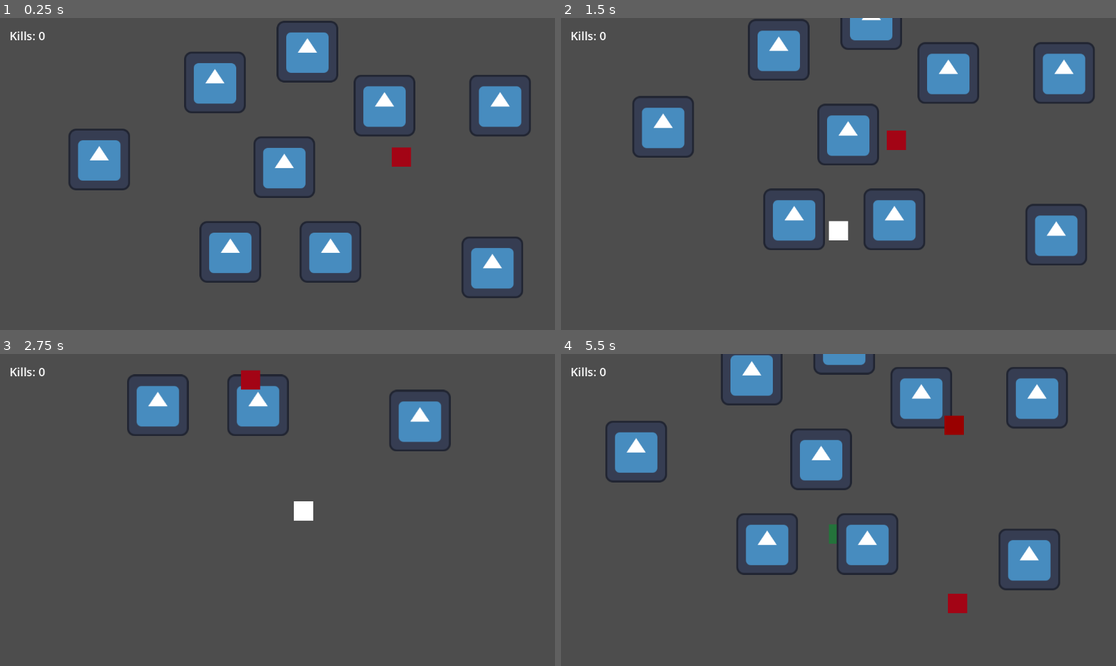
Above: before the commit, frames 1-4 (two rows, left to right).
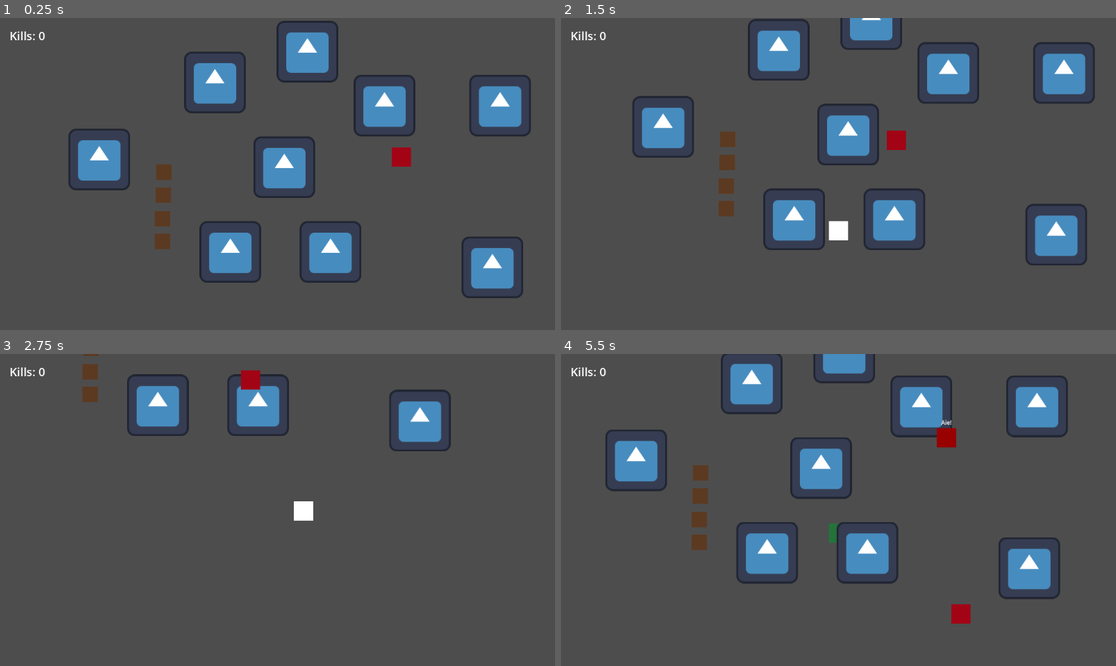
Above: after the commit, the same moments.

Repository: rodrigosqrt3/Sang-et-Soie
Game: Godot game, scene res://world.tscn
The game is run twice, just before and just after one commit, with the same random seed, the same clock (stepped at 60 frames per second) and the same inputs. This scene is started directly instead of the project's main scene. The engine's default icon, where the game draws it, is replaced by a stand-in: a white triangle on a blue panel in a dark square.
Inputs (mouse positions are in pixels of both pictures, inside the frame that each line leads up to):
- Up to frame 1 (0.25 s): no input
- Up to frame 2 (1.5 s): move the mouse to (960, 158) at 0.52 s; hold D (right) 0.53-1.28 s; click (960, 158) at 0.6 s; move the mouse to (727, 189) at 1.27 s; hold S (down) from 1.28 s (still down); tap Space (dash) at 1.35 s
- Up to frame 3 (2.75 s): move the mouse to (333, 441) at 2.02 s; release S (down) at 2.03 s; hold D (right) from 2.03 s (still down); click (333, 441) at 2.1 s
- Up to frame 4 (5.5 s): move the mouse to (810, 572) at 2.77 s; release D (right) at 2.78 s; hold W (up) 2.78-3.53 s; tap Space (dash) at 2.85, 4.35 s; move the mouse to (1005, 556) at 3.52 s; hold A (left) 3.53-5.03 s; click (1005, 556) at 3.6 s; move the mouse to (672, 463) at 4.27 s; move the mouse to (866, 510) at 5.02 s; hold S (down) from 5.03 s (still down); click (866, 510) at 5.1 s

The runs differ from the first frame. In frame 1, 0.5% of the frame differs, in the area x 27-31%, y 46-75%; in frame 2, 0.5%; in frame 3, 0.3%; in frame 4, 8.5%, in the area x 8-92%, y 0-87%.

Commit message:
Add files via upload

Diff:
--- /dev/null
+++ b/champagne.gd
@@ -0,0 +1,20 @@
+extends Area2D
+
+func _ready() -> void:
+	# Connect the physics signal to detect when a body enters the bottle's area
+	body_entered.connect(_on_body_entered)
+
+func _on_body_entered(body: Node2D) -> void:
+	# DIAGNÓSTICO 1: Para sabermos se a garrafa detectou que ALGO encostou nela
+	print("DEBUG: Champagne bottle touched by: ", body.name)
+
+	if body.is_in_group("player"):
+		print("DEBUG: Yes, it is the player!")
+
+		if body.has_method("heal"):
+			print("DEBUG: Player has the 'heal' function! Drinking...")
+			body.heal(1)
+			queue_free()
+		else:
+			# DIAGNÓSTICO 2: Se encostou no jogador, mas ele não tem a função de cura
+			print("DEBUG ERROR: Player touched the bottle, but player.gd is missing the 'heal' function!")
--- /dev/null
+++ b/champagne.tscn
@@ -0,0 +1,19 @@
+[gd_scene format=3 uid="uid://bqjxe7dgda7og"]
+
+[ext_resource type="Script" uid="uid://dvgfrcovrvdy1" path="res://champagne.gd" id="1_3sveg"]
+
+[sub_resource type="RectangleShape2D" id="RectangleShape2D_8i3r6"]
+size = Vector2(10, 24)
+
+[node name="Champagne" type="Area2D" unique_id=1794336123]
+script = ExtResource("1_3sveg")
+
+[node name="ColorRect" type="ColorRect" parent="." unique_id=1163562749]
+offset_left = -5.0
+offset_top = -12.0
+offset_right = 5.0
+offset_bottom = 12.0
+color = Color(0.00919828, 0.32603407, 0.23130283, 1)
+
+[node name="CollisionShape2D" type="CollisionShape2D" parent="." unique_id=649208442]
+shape = SubResource("RectangleShape2D_8i3r6")
--- /dev/null
+++ b/crate.gd
@@ -0,0 +1,46 @@
+extends StaticBody2D
+
+# Preload the Champagne scene to spawn it when broken
+const CHAMPAGNE_SCENE = preload("res://champagne.tscn")
+
+# 30% chance to drop Champagne
+const DROP_CHANCE: float = 0.30
+
+# References to nodes
+@onready var hurtbox: Area2D = $Hurtbox
+@onready var color_rect: ColorRect = $ColorRect
+
+func _ready() -> void:
+	# Connect the Hurtbox to detect when the player's weapon hits the crate
+	hurtbox.area_entered.connect(_on_hurtbox_area_entered)
+
+func _on_hurtbox_area_entered(area: Area2D) -> void:
+	# If hit by the player's AttackArea, break the crate!
+	if area.name == "AttackArea":
+		break_crate()
+
+func break_crate() -> void:
+	print("Crate smashed!")
+
+	# Play a subtle Hit-Stop effect on the player's screen for impact
+	var players = get_tree().get_nodes_in_group("player")
+	if players.size() > 0:
+		var player = players[0] as CharacterBody2D
+		if player.has_method("freeze_frame"):
+			player.freeze_frame(0.05) # Tiny freeze of 50ms
+		if player.has_method("shake_camera"):
+			player.shake_camera(6.0, 6.0)
+
+	# Sorteio de probabilidade: drop Champagne
+	if randf() < DROP_CHANCE:
+		spawn_champagne()
+
+	# Destroy the crate immediately
+	queue_free()
+
+func spawn_champagne() -> void:
+	var champagne_instance = CHAMPAGNE_SCENE.instantiate() as Area2D
+	# Spawn exactly where the crate was located
+	champagne_instance.global_position = global_position
+	get_parent().add_child(champagne_instance)
+	print("Champagne bottle found inside the crate!")
--- /dev/null
+++ b/crate.tscn
@@ -0,0 +1,27 @@
+[gd_scene format=3 uid="uid://dsov6aqnmdwn7"]
+
+[ext_resource type="Script" uid="uid://d3awoocpe66fe" path="res://crate.gd" id="1_uep05"]
+
+[sub_resource type="RectangleShape2D" id="RectangleShape2D_4417n"]
+size = Vector2(34, 32)
+
+[sub_resource type="RectangleShape2D" id="RectangleShape2D_uep05"]
+size = Vector2(32, 32)
+
+[node name="Crate" type="StaticBody2D" unique_id=2128326567]
+script = ExtResource("1_uep05")
+
+[node name="ColorRect" type="ColorRect" parent="." unique_id=355123228]
+offset_left = -16.0
+offset_top = -16.0
+offset_right = 16.0
+offset_bottom = 16.0
+color = Color(0.36078432, 0.22745098, 0.12941177, 1)
+
+[node name="Hurtbox" type="Area2D" parent="." unique_id=420815987]
+
+[node name="CollisionShape2D" type="CollisionShape2D" parent="Hurtbox" unique_id=1876664337]
+shape = SubResource("RectangleShape2D_4417n")
+
+[node name="CollisionShape2D" type="CollisionShape2D" parent="." unique_id=820880108]
+shape = SubResource("RectangleShape2D_uep05")
--- a/enemy.gd
+++ b/enemy.gd
@@ -9,7 +9,21 @@
 
 # Knockback stats
 var knockback_velocity: Vector2 = Vector2.ZERO
-const KNOCKBACK_DECAY: float = 15.0 # How fast the knockback slows down (friction)
+const KNOCKBACK_DECAY: float = 15.0
+
+# Historical French Revolutionary insults (barks)
+const BARKS: Array[String] = [
+	"Aristocrate!",
+	"À la lanterne!",      # "To the lantern!" (Revolutionary hanging cry)
+	"À bas les dandys!",   # "Down with the dandies!"
+	"Pour la République!", # "For the Republic!"
+	"Muscadin!",           # "Perfumed dandy!" (Jacobin insult)
+	"Traître!"             # "Traitor!"
+]
+
+# Dialogue timer variables
+var bark_timer: float = 0.0
+const BARK_COOLDOWN: float = 4.0 # Seconds between dialogue checks
 
 # Color variables for the hit flash effect
 const RED_COLOR = Color(0.6, 0.0, 0.0)
@@ -18,36 +32,50 @@
 # References to nodes
 @onready var hurtbox: Area2D = $Hurtbox
 @onready var color_rect: ColorRect = $ColorRect
+@onready var bark_label: Label = $BarkLabel
 
 func _ready() -> void:
-	# Programmatically connect the Hurtbox signal when an Area enters it
+	# Ensure the speech bubble is empty and hidden at start
+	bark_label.text = ""
+	bark_label.visible = false
 	hurtbox.area_entered.connect(_on_hurtbox_area_entered)
 
 func _physics_process(delta: float) -> void:
-	# 1. If we have active knockback, apply it and decay it over time
+	# 1. If we have active knockback, apply it and decay it
 	if knockback_velocity.length() > 10.0:
 		velocity = knockback_velocity
-		# Smoothly reduce the knockback velocity towards Vector2.ZERO using delta-time
 		knockback_velocity = knockback_velocity.move_toward(Vector2.ZERO, KNOCKBACK_DECAY * delta * 150.0)
 		move_and_slide()
 		return
 
-	# 2. Find the player using the global "player" group
+	# Handle random dialogue barks while chasing
+	bark_timer += delta
+	if bark_timer >= BARK_COOLDOWN:
+		bark_timer = 0.0
+		# 25% chance to shout a historical insult every 4 seconds
+		if randf() < 0.25:
+			shout_dialogue(BARKS[randi() % BARKS.size()])
+
+	# Find the player using the global "player" group
 	var players = get_tree().get_nodes_in_group("player")
 
 	if players.size() > 0:
 		var player = players[0] as CharacterBody2D
-
-		# Calculate the direction vector pointing from the enemy to the player
 		var direction = global_position.direction_to(player.global_position)
-
-		# Move toward the player using built-in physics
 		velocity = direction * SPEED
 		move_and_slide()
 
-# This function runs automatically whenever a physical area overlaps our Hurtbox
+# Function to show a floating speech bubble above the enemy
+func shout_dialogue(text: String) -> void:
+	bark_label.text = text
+	bark_label.visible = true
+
+	# Keep the dialogue visible for 1.5 seconds, then hide it
+	await get_tree().create_timer(1.5).timeout
+	bark_label.visible = false
+	bark_label.text = ""
+
 func _on_hurtbox_area_entered(area: Area2D) -> void:
-	# Check if the area that entered is the player's weapon (AttackArea)
 	if area.name == "AttackArea":
 		take_damage(1)
 
@@ -55,28 +83,48 @@
 	current_health -= amount
 	print("Enemy took damage! Remaining HP: ", current_health)
 
-	# Calculate Knockback: Vector from player position to enemy position (normalized)
+	# Shout a pain cry on hit
+	shout_dialogue("Aïe!")
+
+	# Apply Knockback, Camera Shake, and Hit-Stop on successful impact
 	var players = get_tree().get_nodes_in_group("player")
 	if players.size() > 0:
 		var player = players[0] as CharacterBody2D
+
+		if player.has_method("freeze_frame"):
+			player.freeze_frame(0.08)
+
+		if player.has_method("shake_camera"):
+			player.shake_camera(8.0, 6.0)
+
 		var knockback_direction = (global_position - player.global_position).normalized()
-		# Instantly apply a massive velocity burst in the opposite direction
 		knockback_velocity = knockback_direction * 1000.0
 
-	# Visual feedback: Hit Flash (temporarily flash white)
 	color_rect.color = FLASH_COLOR
 	await get_tree().create_timer(0.08).timeout
 	color_rect.color = RED_COLOR
 
-	# Death check
 	if current_health <= 0:
 		die()
 
 func die() -> void:
 	print("Enemy defeated!")
 
-	# Safely notify the parent (World) to add score before this node is deleted
 	if get_parent().has_method("add_score"):
 		get_parent().add_score(1)
 
-	queue_free() # Destroys this enemy node completely from the game world
+	# Hide the visual body of the enemy instantly
+	color_rect.visible = false
+
+	# Safely disable hurtbox in physics thread
+	hurtbox.set_deferred("monitoring", false)
+	hurtbox.set_deferred("monitorable", false)
+
+	# Safely disable the physical collision
+	$CollisionShape2D.set_deferred("disabled", true)
+
+	# Hide the dialogue label upon death
+	bark_label.visible = false
+
+	# Destroy the node immediately since we don't have death particles
+	queue_free()
--- a/enemy.tscn
+++ b/enemy.tscn
@@ -11,7 +11,7 @@
 [sub_resource type="RectangleShape2D" id="RectangleShape2D_4gyqm"]
 size = Vector2(42, 42)
 
-[node name="enemy" type="CharacterBody2D" unique_id=1642175314]
+[node name="Enemy" type="CharacterBody2D" unique_id=1642175314]
 script = ExtResource("1_7k104")
 
 [node name="ColorRect" type="ColorRect" parent="." unique_id=1987456172]
@@ -33,3 +33,11 @@
 
 [node name="CollisionShape2D" type="CollisionShape2D" parent="Hitbox" unique_id=1678979965]
 shape = SubResource("RectangleShape2D_4gyqm")
+
+[node name="BarkLabel" type="Label" parent="." unique_id=1808355397]
+offset_left = -100.0
+offset_top = -40.0
+offset_right = 100.0
+offset_bottom = -17.0
+theme_override_font_sizes/font_size = 12
+horizontal_alignment = 1
--- a/player.gd
+++ b/player.gd
@@ -22,6 +22,7 @@
 @onready var attack_area: Area2D = $AttackPivot/AttackArea
 @onready var hurtbox: Area2D = $Hurtbox
 @onready var color_rect: ColorRect = $ColorRect
+@onready var camera: Camera2D = $Camera2D
 
 func _ready() -> void:
 	# Hide and disable the attack hitbox at start
@@ -80,6 +81,7 @@
 func take_damage(amount: int) -> void:
 	current_health -= amount
 	print("Player hit! Remaining HP: ", current_health)
+	camera.apply_shake(18.0, 4.0)
 
 	# Visual feedback: Flash Red when taking damage
 	color_rect.color = DAMAGE_COLOR
@@ -94,3 +96,28 @@
 	print("Player died! Returning to the start of the loop...")
 	# Reloads the current scene to simulate the "death loop" resetting
 	get_tree().reload_current_scene()
+
+# Public function for other nodes (like enemies) to trigger camera shake
+func shake_camera(strength: float, decay: float = 5.0) -> void:
+	camera.apply_shake(strength, decay)
+
+# Public function to freeze the frame momentarily (Hit-Stop)
+func freeze_frame(duration: float, time_scale: float = 0.0) -> void:
+	Engine.time_scale = time_scale
+
+	# Create a timer that ignores the time_scale so it can finish in real-world time
+	await get_tree().create_timer(duration, true, false, true).timeout
+
+	Engine.time_scale = 1.0
+
+# Public function to heal the player (Anesthesia)
+func heal(amount: int) -> void:
+	# Only heal if the player is currently injured
+	if current_health < MAX_HEALTH:
+		current_health = clamp(current_health + amount, 0, MAX_HEALTH)
+		print("Étienne drank champagne. Decadence restored. Remaining HP: ", current_health)
+
+		# Visual feedback: Flash Gold when healing
+		color_rect.color = Color(0.8, 0.6, 0.0) # Gold flash
+		await get_tree().create_timer(0.1).timeout
+		color_rect.color = EMERALD_GREEN
--- a/player.tscn
+++ b/player.tscn
@@ -1,6 +1,7 @@
 [gd_scene format=3 uid="uid://dqtnpgsu840po"]
 
 [ext_resource type="Script" uid="uid://vqxtkwglnumq" path="res://player.gd" id="1_4flbx"]
+[ext_resource type="Script" uid="uid://bf38tmljbu0rj" path="res://player_camera.gd" id="2_onrkg"]
 
 [sub_resource type="RectangleShape2D" id="RectangleShape2D_4flbx"]
 size = Vector2(40, 40)
@@ -25,6 +26,7 @@
 
 [node name="Camera2D" type="Camera2D" parent="." unique_id=1694301574]
 position_smoothing_enabled = true
+script = ExtResource("2_onrkg")
 
 [node name="AttackPivot" type="Node2D" parent="." unique_id=1860649509]
 
--- /dev/null
+++ b/player_camera.gd
@@ -0,0 +1,24 @@
+extends Camera2D
+
+# Current intensity of the shake
+var shake_strength: float = 0.0
+# How fast the shake fades away over time
+var shake_decay: float = 5.0
+
+func _process(delta: float) -> void:
+	# If there is active shake strength, apply random offsets
+	if shake_strength > 0.1:
+		var offset_x = randf_range(-shake_strength, shake_strength)
+		var offset_y = randf_range(-shake_strength, shake_strength)
+		offset = Vector2(offset_x, offset_y)
+
+		# Smoothly decay the shake strength towards 0.0 using delta
+		shake_strength = move_toward(shake_strength, 0.0, shake_decay * delta * 100.0)
+	else:
+		# Reset offset to normal when the shake is done
+		offset = Vector2.ZERO
+
+# Public function that the player can call to trigger a camera shake
+func apply_shake(strength: float, decay: float = 5.0) -> void:
+	shake_strength = strength
+	shake_decay = decay
--- a/world.tscn
+++ b/world.tscn
@@ -5,6 +5,7 @@
 [ext_resource type="Texture2D" uid="uid://b2xrk4awhemv4" path="res://icon.svg" id="2_fj7yv"]
 [ext_resource type="PackedScene" uid="uid://cvpnqx4lfaogd" path="res://enemy.tscn" id="3_tlwt5"]
 [ext_resource type="Script" uid="uid://b60d2yjjgmcqt" path="res://enemy_spawner.gd" id="4_aqk2v"]
+[ext_resource type="PackedScene" uid="uid://dsov6aqnmdwn7" path="res://crate.tscn" id="6_dwbse"]
 
 [sub_resource type="TileSetAtlasSource" id="TileSetAtlasSource_tlwt5"]
 texture = ExtResource("2_fj7yv")
@@ -106,3 +107,15 @@
 offset_bottom = 54.0
 theme_override_font_sizes/font_size = 24
 text = "Kills: 0"
+
+[node name="Crate" parent="." unique_id=2128326567 instance=ExtResource("6_dwbse")]
+position = Vector2(-250, 10)
+
+[node name="Crate2" parent="." unique_id=461889761 instance=ExtResource("6_dwbse")]
+position = Vector2(-251, 58)
+
+[node name="Crate3" parent="." unique_id=1930465208 instance=ExtResource("6_dwbse")]
+position = Vector2(-253, 107)
+
+[node name="Crate4" parent="." unique_id=410819838 instance=ExtResource("6_dwbse")]
+position = Vector2(-253, 154)
Not shown, added: champagne.gd.uid
Not shown, added: crate.gd.uid
Not shown, added: player_camera.gd.uid
